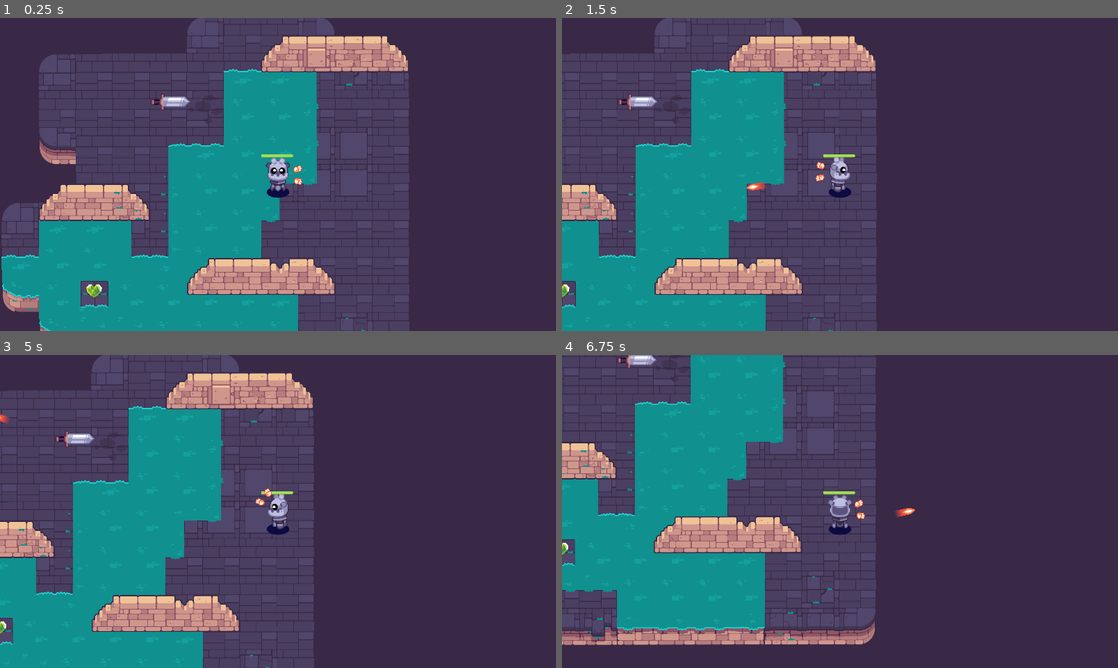
Above: before the commit, frames 1-4 (two rows, left to right).
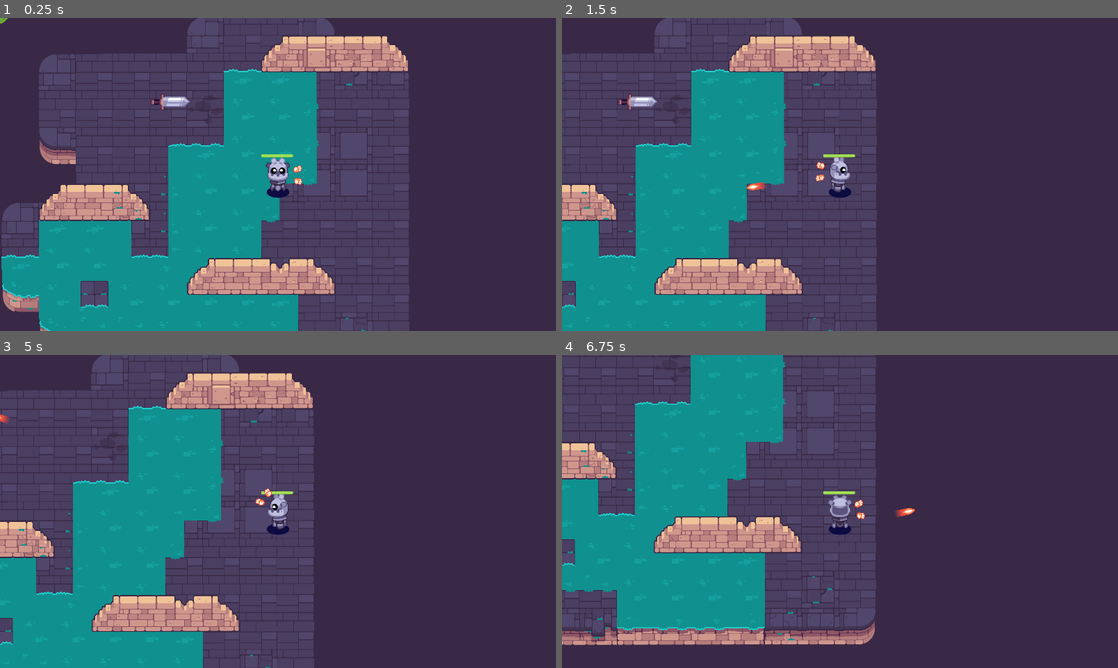
Above: after the commit, the same moments.

Repository: DavidNobela/Path-of-Sorcerers-Game
Game: Godot game, scene res://test.tscn
Two runs of this game, one before a commit and one after it. Both use one fixed random seed, a clock stepped at 60 frames per second and the inputs below.
Inputs (mouse positions are in pixels of both pictures, inside the frame that each line leads up to):
- Up to frame 1 (0.25 s): no input
- Up to frame 2 (1.5 s): tap Enter at 0.5 s; move the mouse to (962, 158) at 0.52 s; hold D (move_right) 0.53-1.25 s; click (962, 158) at 0.6 s; tap Space at 0.77 s; drag from (728, 190) to (645, 102) at 1.27 s
- Up to frame 3 (5 s): move the mouse to (333, 442) at 2.02 s; hold D (move_right) 2.03-2.75 s; click (333, 442) at 2.1 s; drag from (250, 574) to (111, 464) at 2.77 s; tap Space at 3.5, 3.77 s; move the mouse to (444, 558) at 3.52 s; hold A (move_left) 3.53-4.25 s; click (444, 558) at 3.6 s; drag from (111, 464) to (194, 433) at 4.27 s
- Up to frame 4 (6.75 s): move the mouse to (867, 511) at 5.02 s; hold S (move_down) 5.03-5.75 s; click (867, 511) at 5.1 s; drag from (756, 433) to (728, 527) at 5.77 s; move the mouse to (962, 495) at 6.52 s; hold W (move_up) from 6.53 s (still down); click (962, 495) at 6.6 s

The runs differ from the first frame. In frame 1, 0.1% of the frame differs, in the area x 0-19%, y 0-90%; in frame 2, less than 0.1%; in frame 3, 0.2%, in the area x 0-17%, y 24-90%; in frame 4, 0.2%.
Error after the commit: Parse Error: Could not find type "Item" in the current scope. (res://pickup.gd:4)

Commit message:
Finished pick up

Diff:
--- a/M10.twin_stick_workbook/Bullet.gd
+++ b/M10.twin_stick_workbook/Bullet.gd
@@ -7,6 +7,11 @@
 var _traveled_distance = 0.0
 var damage := 10
 
+func _ready() -> void:
+	body_entered.connect(func (body: Node) -> void:
+		if body is Mob:
+			body.health -= damage
+	)
 
 func _physics_process(delta: float) -> void:
 	var distance := speed * delta
--- a/M10.twin_stick_workbook/pickup.gd
+++ b/M10.twin_stick_workbook/pickup.gd
@@ -1,11 +1,44 @@
-extends Area2D
+@tool
+class_name Pickup extends Area2D
+
+@export var item: Item = null: set = set_item
+
+@onready var _sprite_2d: Sprite2D = %Sprite2D
+@onready var _audio_stream_player: AudioStreamPlayer2D = %AudioStreamPlayer2D
+@onready var _animation_player: AnimationPlayer = %AnimationPlayer
 
 
-# Called when the node enters the scene tree for the first time.
 func _ready() -> void:
-	pass # Replace with function body.
+	set_item(item)
+
+	#_animation_player.play("idle")
+	body_entered.connect(func (body: Node2D) -> void:
+		if body is Player:
+			item.use(body)
+		#_animation_player.play("destroy")
+		# Disable collision monitoring to prevent picking up the item multiple times
+		set_deferred("monitoring", false)
+		queue_free()
+		# Play the pickup's sound effect and wait for the destroy animation to
+		# finish, to leave time for the sound to play before the pickup is
+		# removed from the scene
+		#_audio_stream_player.play()
+		#_animation_player.animation_finished.connect(func (_animation_name: String) -> void:
+			#queue_free()
+		#)
+	)
 
 
-# Called every frame. 'delta' is the elapsed time since the previous frame.
-func _process(delta: float) -> void:
-	pass
+func _get_configuration_warnings() -> PackedStringArray:
+	var warnings := PackedStringArray()
+	if item == null:
+		warnings.append("The pickup has no item assigned. Please assign an item to the pickup in the inspector.")
+	return warnings
+
+
+func set_item(value: Item) -> void:
+	item = value
+	if _sprite_2d != null:
+		_sprite_2d.texture = item.texture
+	if _audio_stream_player != null:
+		_audio_stream_player.stream = item.sound_on_pickup
--- a/M10.twin_stick_workbook/pickups/ItemHealing.gd
+++ b/M10.twin_stick_workbook/pickups/ItemHealing.gd
@@ -1,6 +1,6 @@
 class_name ItemHealing extends Item
 
-@export var healing_amount := 1
+@export var healing_amount := 40
 
 
 func use(player: Player) -> void:
--- a/M10.twin_stick_workbook/test.tscn
+++ b/M10.twin_stick_workbook/test.tscn
@@ -1,9 +1,15 @@
-[gd_scene load_steps=5 format=3 uid="uid://ctfuqwhv6apih"]
+[gd_scene load_steps=7 format=3 uid="uid://ctfuqwhv6apih"]
 
 [ext_resource type="PackedScene" uid="uid://cu2rb5dl4ljte" path="res://levels/rooms/room_a.tscn" id="1_34pti"]
 [ext_resource type="PackedScene" uid="uid://cqqxwvij1dsud" path="res://common/shadow.tscn" id="2_y5df7"]
 [ext_resource type="PackedScene" uid="uid://c57ndxttjavv4" path="res://Mob.tscn" id="3_dkwwt"]
 [ext_resource type="PackedScene" uid="uid://cjix4job5x2kd" path="res://pickup.tscn" id="4_a5j2r"]
+[ext_resource type="Script" path="res://pickups/ItemHealing.gd" id="5_c73h8"]
+
+[sub_resource type="Resource" id="Resource_fkllb"]
+script = ExtResource("5_c73h8")
+healing_amount = 40
+display_name = ""
 
 [node name="test" type="Node2D"]
 
@@ -18,4 +24,4 @@
 position = Vector2(584, 293)
 
 [node name="Pickup" parent="." instance=ExtResource("4_a5j2r")]
-position = Vector2(321, 945)
+item = SubResource("Resource_fkllb")
